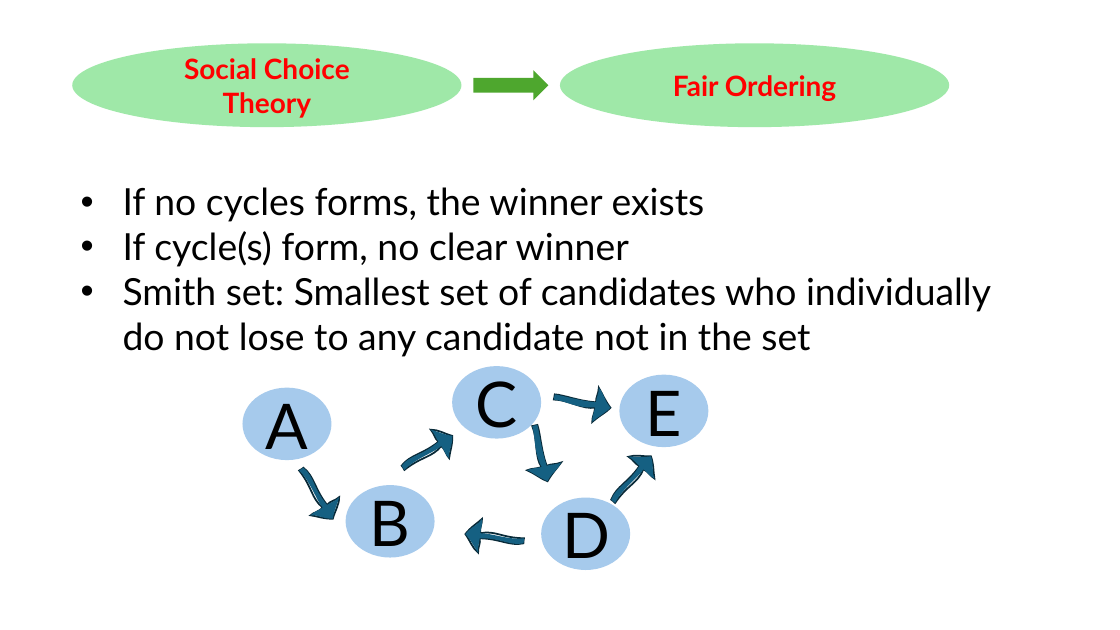
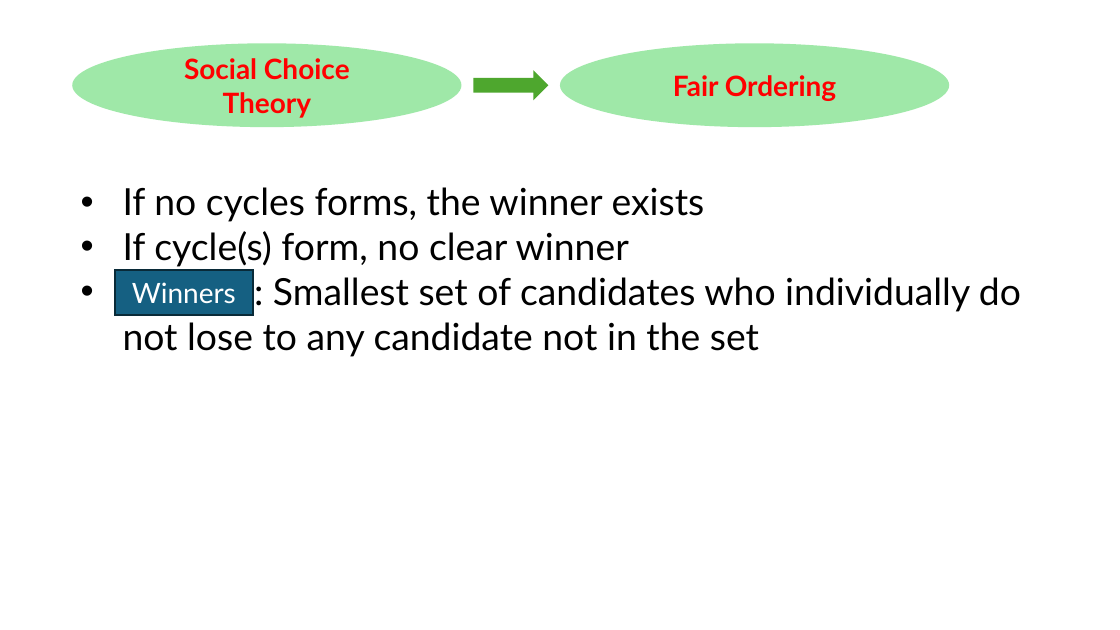
Before and after one commit to HaseebLUMS/Onyx-Presentation, a slide deck: slide 148 of thesis-latency-fairness.pptx. Drawn at 1120x630 pixels with LibreOffice and Linux fonts; fonts in the diff are those of the drawing. Boxes give left, top, right and bottom in pixels: in the first picture for what was removed or moved away, otherwise in the second. Text is boxed around its words. In the diff, an @@ line names an element or a change of style, - is before the commit and + after.

Commit message:
updated presentation

```diff
--- a/thesis-latency-fairness.pptx
+++ b/thesis-latency-fairness.pptx
@@ rectangle added at [115, 270, 253, 315], fill #156082, outline #092A39 1.5 pt, 24 pt, text #FFFFFF @@
+Winners
@@ text at [123, 273, 1021, 357]: text changed @@
-• Smith set: Smallest set of candidates who individually do not lose to any candidate not in the set
+• Smit set: Smallest set of candidates who individually do not lose to any candidate not in the set
@@ ellipse removed at [243, 388, 332, 460] @@
-A
@@ ellipse removed at [452, 366, 541, 439] @@
-C
@@ freeform shape removed at [551, 380, 614, 424] @@
@@ ellipse removed at [619, 375, 708, 447] @@
-E
@@ freeform shape removed at [394, 422, 461, 482] @@
@@ freeform shape removed at [518, 422, 564, 485] @@
@@ freeform shape removed at [601, 446, 664, 512] @@
@@ freeform shape removed at [288, 460, 348, 528] @@
@@ ellipse removed at [345, 485, 434, 557] @@
-B
@@ ellipse removed at [541, 497, 630, 570] @@
-D
@@ freeform shape removed at [464, 518, 526, 558] @@
```
Also in this commit, not shown: 7 other slides changed, 1 slide added.
